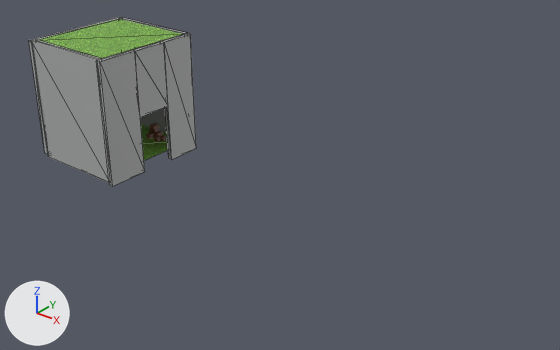
One commit to the glTF model scena1/scene.gltf: the scene before it, then after it.
Rendered twice from a camera (50 mm lens) standing at (261.5, -191.7, 137.9) and looking at (96.5, 14.6, 10.1). The axes (+X, +Y, +Z) are drawn at lower left. The lights are the same throughout. The first picture is the older version. Mesh edges are drawn as thin lines on the coarser meshes. Where no turn or scale is listed for an object, it has been applied to the vertices.

The first picture shows 'Floor', 'Floor.001', 'Wall.001', 'Wall.002', 'Wall.003', 'Wall.004', 'Wall.005', 'Wall.006' and 2 more.
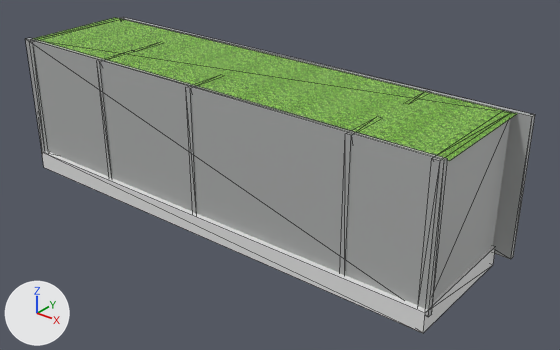
What the commit changed:
Material 'Wall.013' (mat_wall_013) is new.
Its texture is img_wall.
Material 'Wall.012' (mat_wall_012) is new.
Its texture is img_wall.
Material 'Wall.004' (mat_wall_004) is new.
Its texture is img_wall.
Material 'Material' (mat_material) is new.
Its base color is (0.8, 0.8, 0.8) (white #e7e7e7).
Mesh me_wall_013 is new.
It is a box spanning x -10.0..10.0, y -1.0..1.0, z -1.0..1.0.
It uses material mat_wall_013 (picture img_wall).
Mesh me_wall_012 is new.
It is a box spanning x -1.0..1.0, y -8.7..8.7, z -26.2..26.2.
It uses material mat_wall_012 (picture img_wall).
Mesh me_wall_004 is new.
It is a box spanning x -1.0..1.0, y -8.7..8.7, z -26.2..26.2.
It uses material mat_wall_004 (picture img_wall).
Mesh me_cube is new.
It is a box spanning x -94.0..94.0, y -25.0..25.0, z -4.0..4.0.
It uses material mat_material (white #e7e7e7).
Object 'Floor' (ob_floor) is deleted.
Object 'Wall.002' (ob_wall_002) moves from (9.4, -12.2, 22.9) to (80.2, -12.1, 22.8).
Object 'Wall.002' (ob_wall_002) is rescaled from (2.08, 1.0, 26.1) to (9.58, 0.996, 26.0).
Object 'Floor.001' (ob_floor_001) moves from (9.7, 10.9, 48.8) to (81.4, 10.9, 48.7).
Object 'Floor.001' (ob_floor_001) is rescaled from (2.02, 2.27, 1.0) to (9.56, 2.26, 0.996).
Object 'Wall.004' (ob_wall_004) moves from (9.9, 33.7, 22.9) to (85.5, 34.6, 22.8).
Object 'Wall.004' (ob_wall_004) is rescaled from (2.08, 1.0, 26.2) to (9.64, 0.996, 26.1).
Object 'Wall.013' (ob_wall_013) is new; it shows me_wall_013.
Its location is (173.6, 10.6, 23.5).
Its rotation in degrees is (180, 0, -90).
Its scale is (-2.39, -1.27, -25.1).
Object 'Wall.012' (ob_wall_012) is new; it shows me_wall_012.
Its location is (144.7, -4.7, 22.3).
Object 'Wall.007' (ob_wall_007) is new; it shows me_wall_004.
Its location is (78.3, -4.7, 22.3).
Object 'Cube' (ob_cube) is new; it shows me_cube.
Its location is (81.4, 9.6, -4.4).

Location of each change, (x1, y1, x2, y2) in pixels of the pictures (560 x 350 px):
'Wall.002', moved, rescaled (435% wider, 94% taller)
    before: (31, 39, 109, 182)
    after: (26, 38, 448, 317)
'Floor.001', moved, rescaled (237% wider, 260% taller)
    before: (39, 19, 182, 58)
    after: (33, 18, 517, 161)
'Cube', added
    after: (42, 151, 495, 333)
'Wall.013', added
    after: (418, 119, 510, 309)
'Wall.004', moved, rescaled
    before: (119, 17, 188, 133)
    after: (120, 17, 535, 259)
'Wall.012', added
    after: (340, 134, 352, 276)
'Wall.007', added
    after: (186, 87, 197, 214)
'Floor', deleted (green)
    before: (141, 124, 168, 160)
'Wall.001', unchanged, covered by the edit
    before: (96, 50, 145, 186)
    after: (97, 61, 113, 179)
'Wall.005', unchanged, covered by the edit
    before: (161, 34, 196, 159)
'Wall.006', unchanged, covered by the edit
    before: (133, 41, 168, 117)
